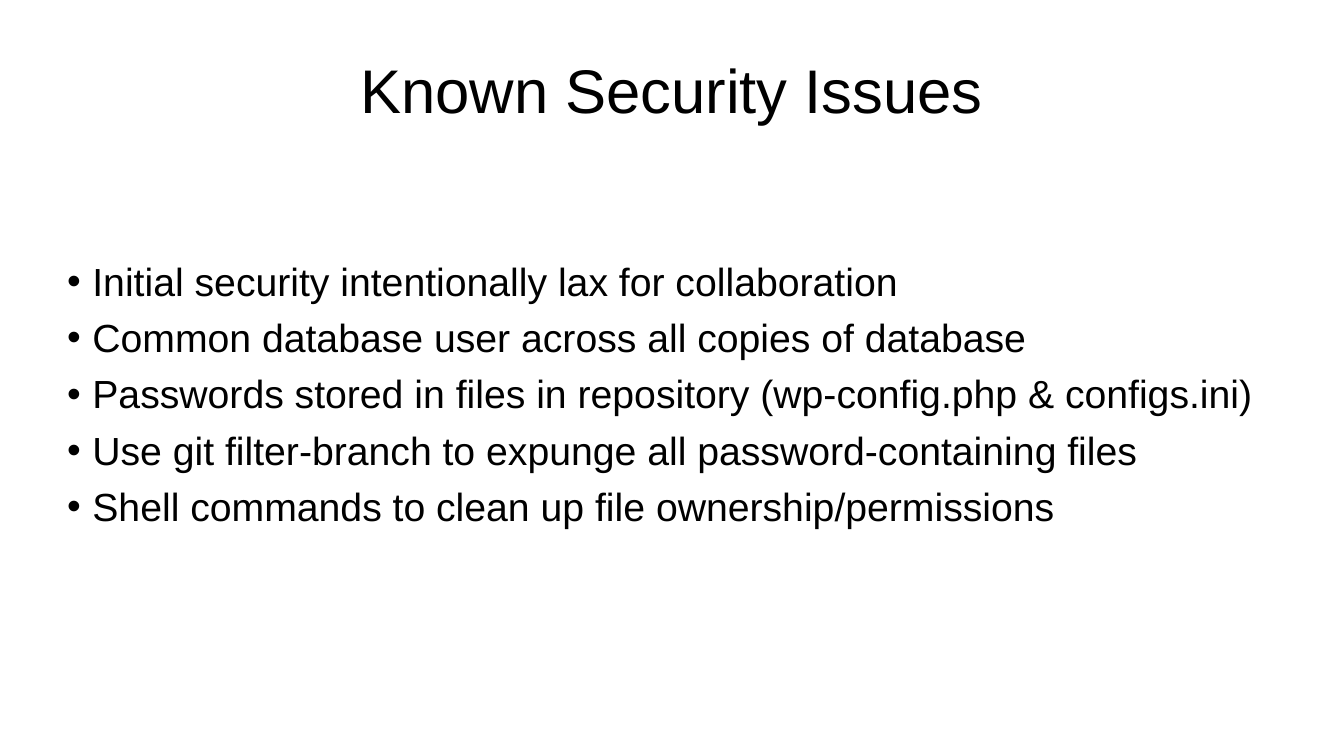
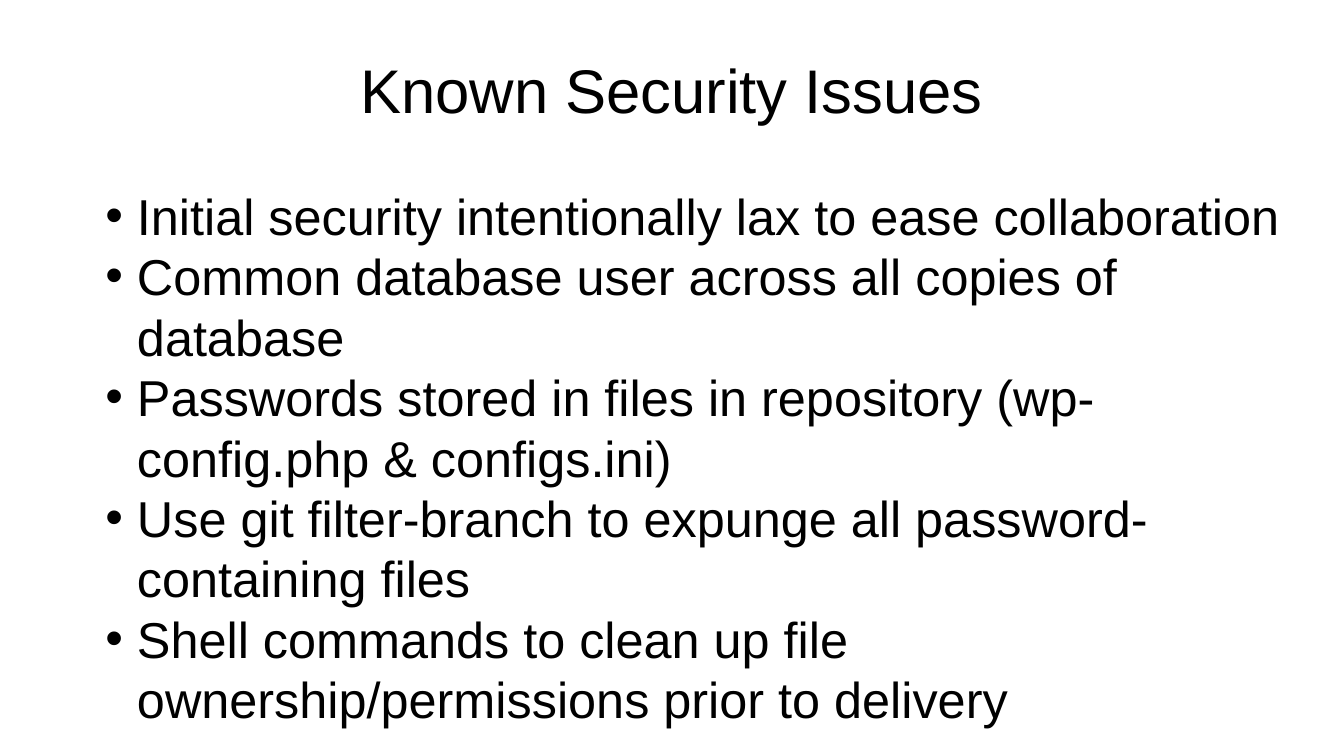
Before and after one commit to cp3402-students/a2-cp3402-2019-team10, a slide deck: slide 9 of work/presentation/CP3402 Group 10.pptx. Drawn at 1344x756 pixels with LibreOffice and Linux fonts; fonts in the diff are those of the drawing. Boxes give left, top, right and bottom in pixels: in the first picture for what was removed or moved away, otherwise in the second. Text is boxed around its words. In the diff, an @@ line names an element or a change of style, - is before the commit and + after.

Commit message:
Fix format issues

```diff
--- a/work/presentation/CP3402 Group 10.pptx
+++ b/work/presentation/CP3402 Group 10.pptx
@@ text "Initial security intentionally lax to ..." moved from (x1=92, y1=267, x2=1252, y2=529) to (x1=137, y1=198, x2=1280, y2=728) @@
@@ text "Initial security intentionally lax to ..." at (x1=137, y1=198, x2=1280, y2=728): vertical alignment middle to top @@
@@ text at (x1=137, y1=198, x2=1280, y2=244): text changed; size 28 to 36 pt @@
-• Initial security intentionally lax for collaboration
+• Initial security intentionally lax to ease collaboration
@@ text at (x1=137, y1=258, x2=1147, y2=607): size 28 to 36 pt in "Common database user across all copies of ...", "Passwords stored in files in repository (wp-config.php ...", "Use git filter-branch to expunge all password-containing ..."; indent changed; line spacing 0.9 to 1; less space between paragraphs @@
@@ text at (x1=137, y1=621, x2=1008, y2=728): text changed; size 28 to 36 pt @@
-• Shell commands to clean up file ownership/permissions
+• Shell commands to clean up file ownership/permissions prior to delivery
```
Also in this commit, not shown: 1 other file.
